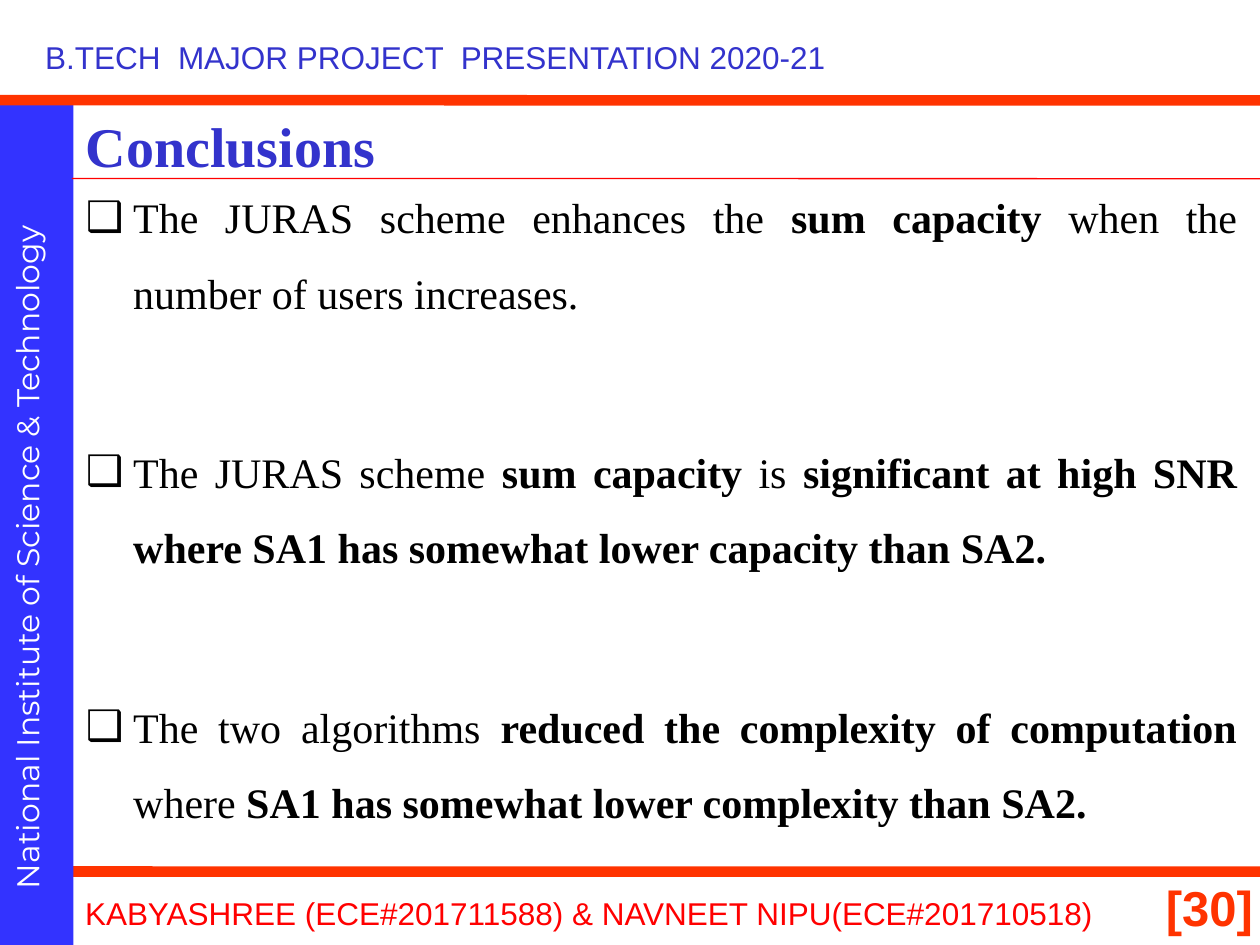
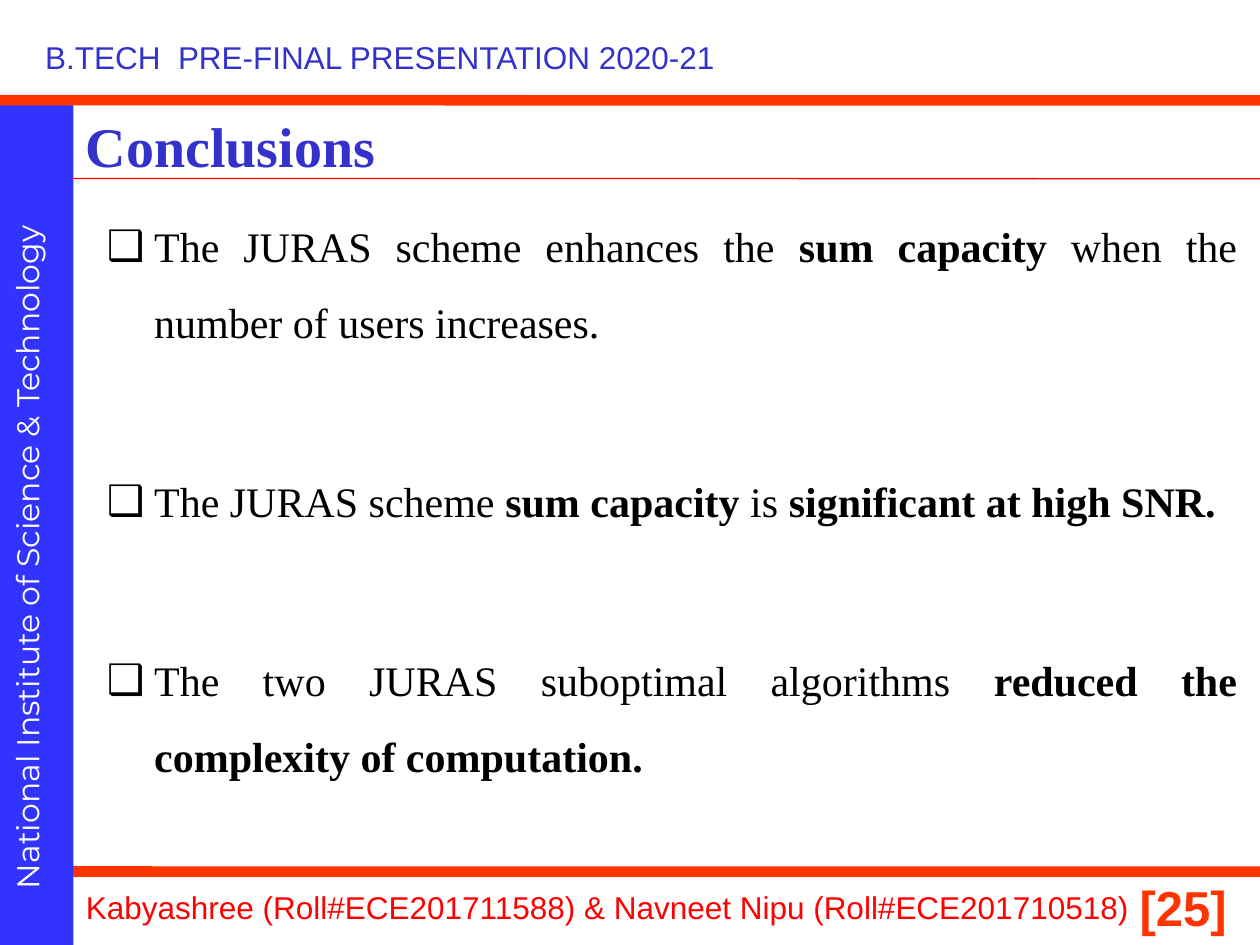
Before and after one commit to navneetnipu/btech_project, a slide deck: slide 25 of 21010.pptx (slide 30 before the commit). Drawn at 1260x945 pixels with LibreOffice and Linux fonts; fonts in the diff are those of the drawing; background and template pictures are left out. Boxes give left, top, right and bottom in pixels: in the first picture for what was removed or moved away, otherwise in the second. Text is boxed around its words. In the diff, an @@ line names an element or a change of style, - is before the commit and + after.

```diff
--- a/21010.pptx
+++ b/21010.pptx
@@ text at box(45, 47, 715, 70): text changed @@
-B.TECH MAJOR PROJECT PRESENTATION 2020-21
+B.TECH PRE-FINAL PRESENTATION 2020-21
@@ text "The JURAS scheme enhances the ...": place and size @@
-text "The JURAS scheme enhances the ..." at box(133, 204, 1237, 827)
+text "The JURAS scheme enhances the ..." at box(154, 233, 1237, 781)
@@ text at box(154, 487, 1237, 781): text changed @@
-❑ The JURAS scheme sum capacity is significant at high SNR where SA1 has somewhat lower capacity than SA2.
-❑ The two algorithms reduced the complexity of computation where SA1 has somewhat lower complexity than SA2.
+❑ The JURAS scheme sum capacity is significant at high SNR.
+❑ The two JURAS suboptimal algorithms reduced the complexity of computation.
@@ text at box(86, 896, 1128, 925): text changed @@
-KABYASHREE (ECE#201711588) & NAVNEET NIPU(ECE#201710518)
+Kabyashree (Roll#ECE201711588) & Navneet Nipu (Roll#ECE201710518)
@@ page number added at box(1140, 890, 1227, 937), 28 pt, text #FF3300, bold @@
+[25]
@@ page number removed at box(1166, 890, 1253, 937) @@
-[30]
```
Also in this commit, not shown: 26 other slides changed, 1 slide added, 6 slides removed, 14 other files.
